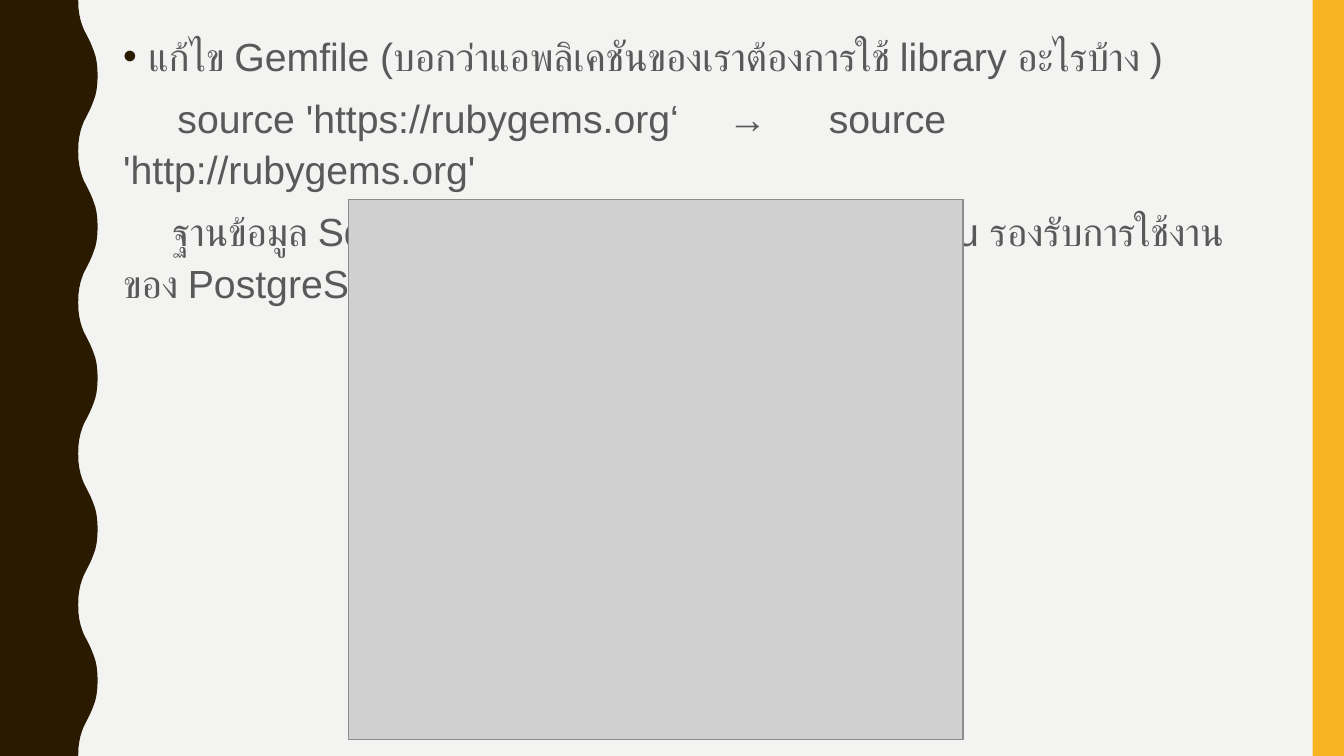
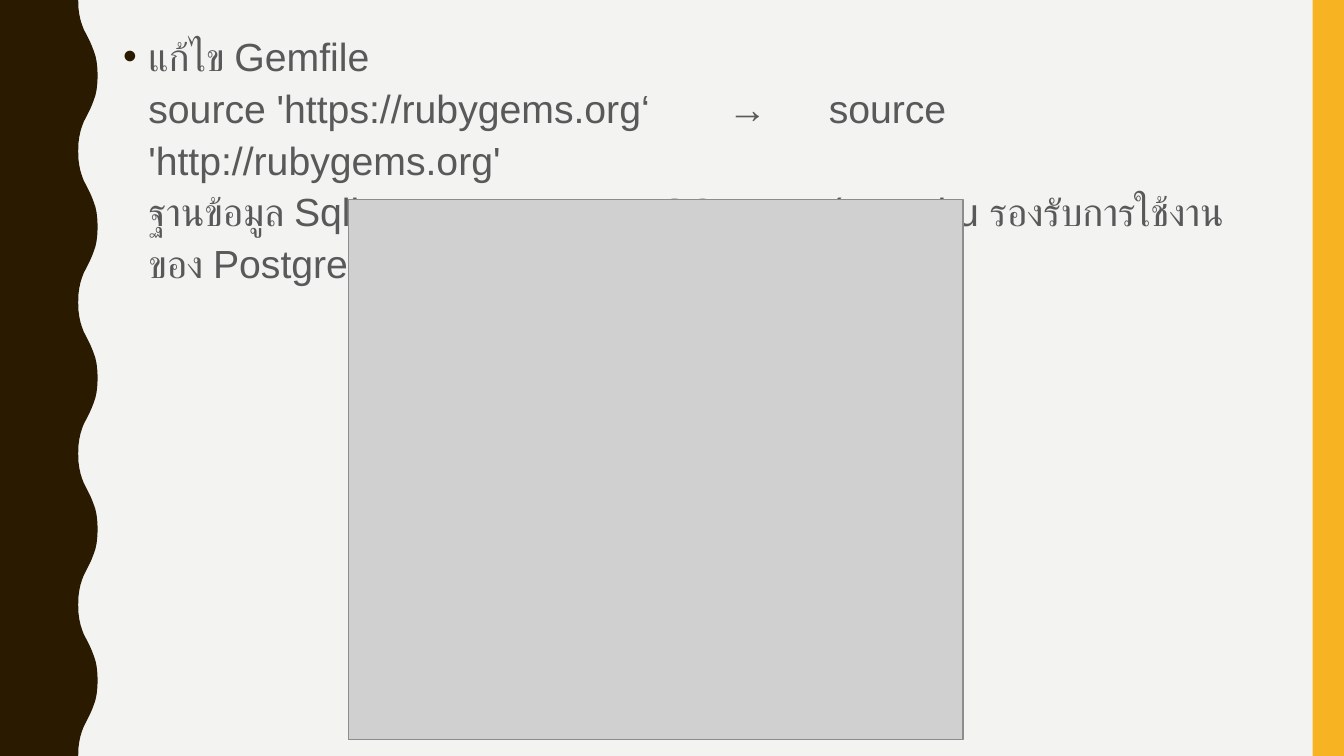
Before and after one commit to Suthaporn/interview_rails, a slide deck: slide 3 of present.pptx. Drawn at 1344x756 pixels with LibreOffice and Linux fonts; fonts in the diff are those of the drawing; grey boxes stand for pictures. Boxes give left, top, right and bottom in pixels: in the first picture for what was removed or moved away, otherwise in the second. Text is boxed around its words. In the diff, an @@ line names an element or a change of style, - is before the commit and + after.

```diff
--- a/present.pptx
+++ b/present.pptx
@@ text at [148,40,1224,238]: text changed @@
-• แก้ไข Gemfile (บอกว่าแอพลิเคชันของเราต้องการใช้ library อะไรบ้าง )
-source 'https://rubygems.org‘ → source 'http://rubygems.org'
-ฐานข้อมูล Sqlite → PostgreSQL ( Heroku รองรับการใช้งานของ PostgreSQL )
+• แก้ไข Gemfile
+  source 'https://rubygems.org‘ → source 'http://rubygems.org'
+  ฐานข้อมูล Sqlite → PostgreSQL ( Heroku รองรับการใช้งานของ PostgreSQL )
```
Also in this commit, not shown: 6 other slides changed.
